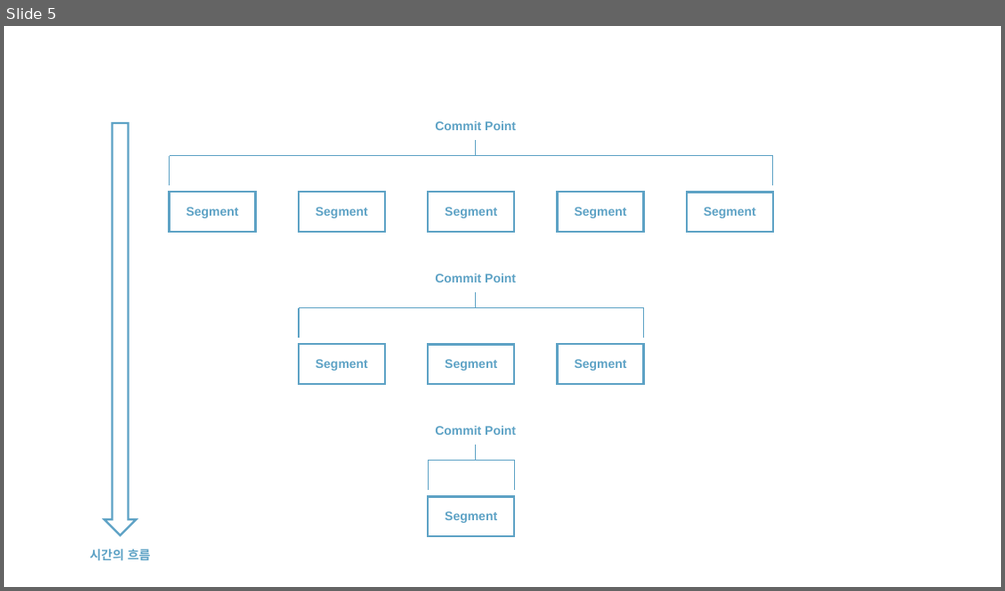
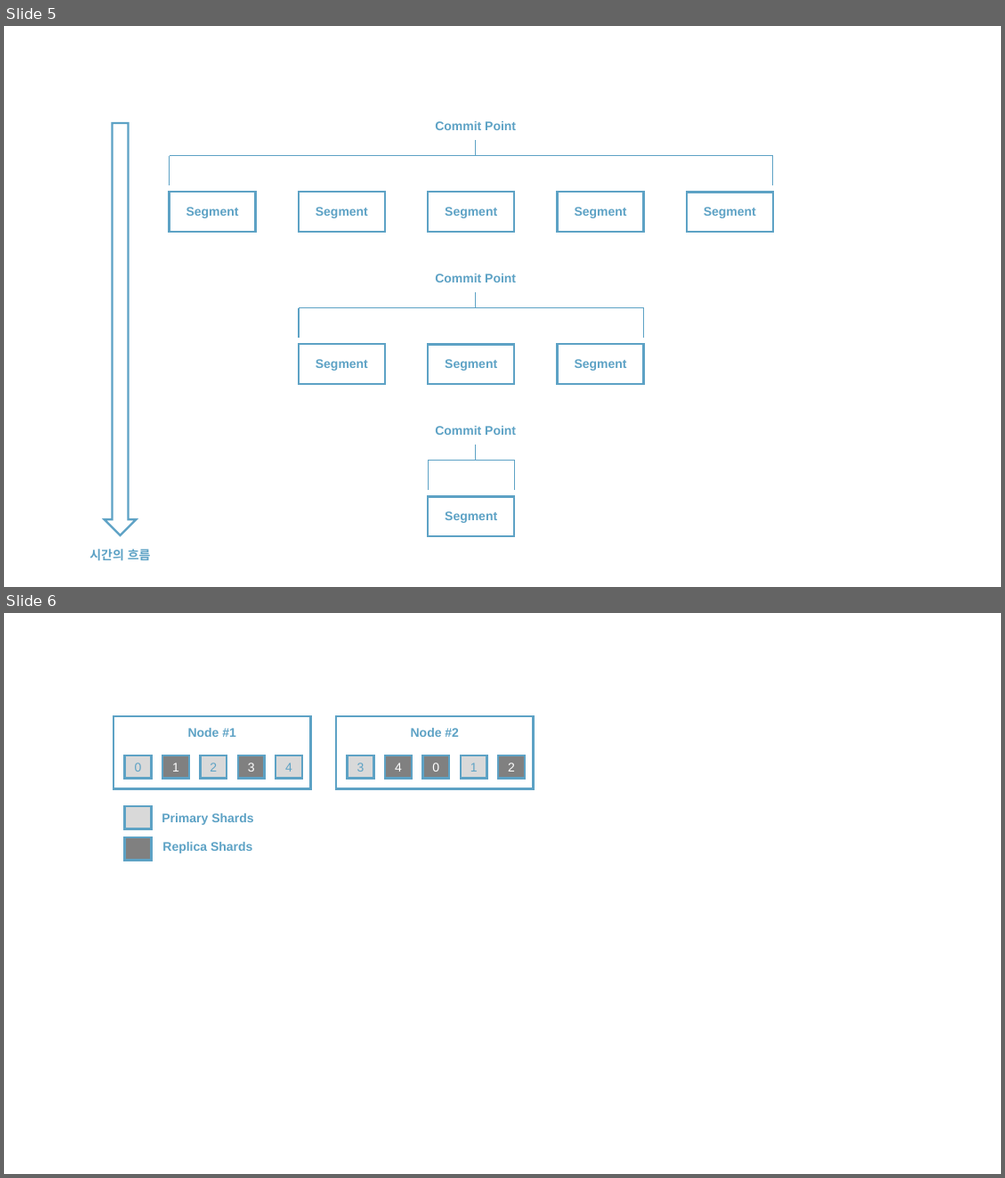
Before and after one commit to rudaks-han/book-summary, a slide deck: 엘라스틱서치실무가이드/ref/엘라스틱서치실무가이드.pptx. Shown one above the other, each under a label of ours: slide 5 before the commit, slides 5 and 6 after it. The pictures are 1005x591 and 1005x1178 pixels, drawn with LibreOffice and Linux fonts; fonts in the diff are those of the drawing. Boxes give left, top, right and bottom in pixels: in the first picture for what was removed or moved away, otherwise in the second. Text is boxed around its words. In the diff, an @@ line names an element or a change of style, - is before the commit and + after.

```diff
--- a/엘라스틱서치실무가이드/ref/엘라스틱서치실무가이드.pptx
+++ b/엘라스틱서치실무가이드/ref/엘라스틱서치실무가이드.pptx
@@ slide 6 added at box(4, 613, 1001, 1174), background #FFFFFF @@
@@ rectangle added at box(114, 716, 311, 788), outline #5DA2C5 2 pt @@
@@ rectangle added at box(336, 716, 534, 788), outline #5DA2C5 2 pt @@
@@ text added at box(188, 728, 236, 737), 12 pt, text #5DA2C5, bold @@
+Node #1
@@ text added at box(411, 728, 459, 737), 12 pt, text #5DA2C5, bold @@
+Node #2
@@ rectangle added at box(124, 755, 152, 778), fill #D9D9D9, outline #5DA2C5 2 pt, 12 pt, text #5DA2C5 @@
+0
@@ rectangle added at box(162, 755, 189, 778), fill #808080, outline #5DA2C5 2 pt, 12 pt, text #FFFFFF @@
+1
@@ rectangle added at box(200, 755, 226, 778), fill #D9D9D9, outline #5DA2C5 2 pt, 12 pt, text #5DA2C5 @@
+2
@@ rectangle added at box(238, 755, 265, 778), fill #808080, outline #5DA2C5 2 pt, 12 pt, text #FFFFFF @@
+3
@@ rectangle added at box(275, 755, 302, 778), fill #D9D9D9, outline #5DA2C5 2 pt, 12 pt, text #5DA2C5 @@
+4
@@ rectangle added at box(348, 755, 374, 778), fill #D9D9D9, outline #5DA2C5 2 pt, 12 pt, text #5DA2C5 @@
+3
@@ rectangle added at box(386, 755, 413, 778), fill #808080, outline #5DA2C5 2 pt, 12 pt, text #FFFFFF @@
+4
@@ rectangle added at box(423, 755, 450, 778), fill #808080, outline #5DA2C5 2 pt, 12 pt, text #FFFFFF @@
+0
@@ rectangle added at box(461, 755, 488, 778), fill #D9D9D9, outline #5DA2C5 2 pt, 12 pt, text #5DA2C5 @@
+1
@@ rectangle added at box(498, 755, 526, 778), fill #808080, outline #5DA2C5 2 pt, 12 pt, text #FFFFFF @@
+2
@@ rectangle added at box(124, 807, 152, 829), fill #D9D9D9, outline #5DA2C5 2 pt @@
@@ text added at box(162, 813, 253, 825), 12 pt, text #5DA2C5, bold @@
+Primary Shards
@@ rectangle added at box(124, 837, 152, 860), fill #808080, outline #5DA2C5 2 pt @@
@@ text added at box(162, 842, 252, 853), 12 pt, text #5DA2C5, bold @@
+Replica Shards
```
Also in this commit, not shown: 5 other files.
